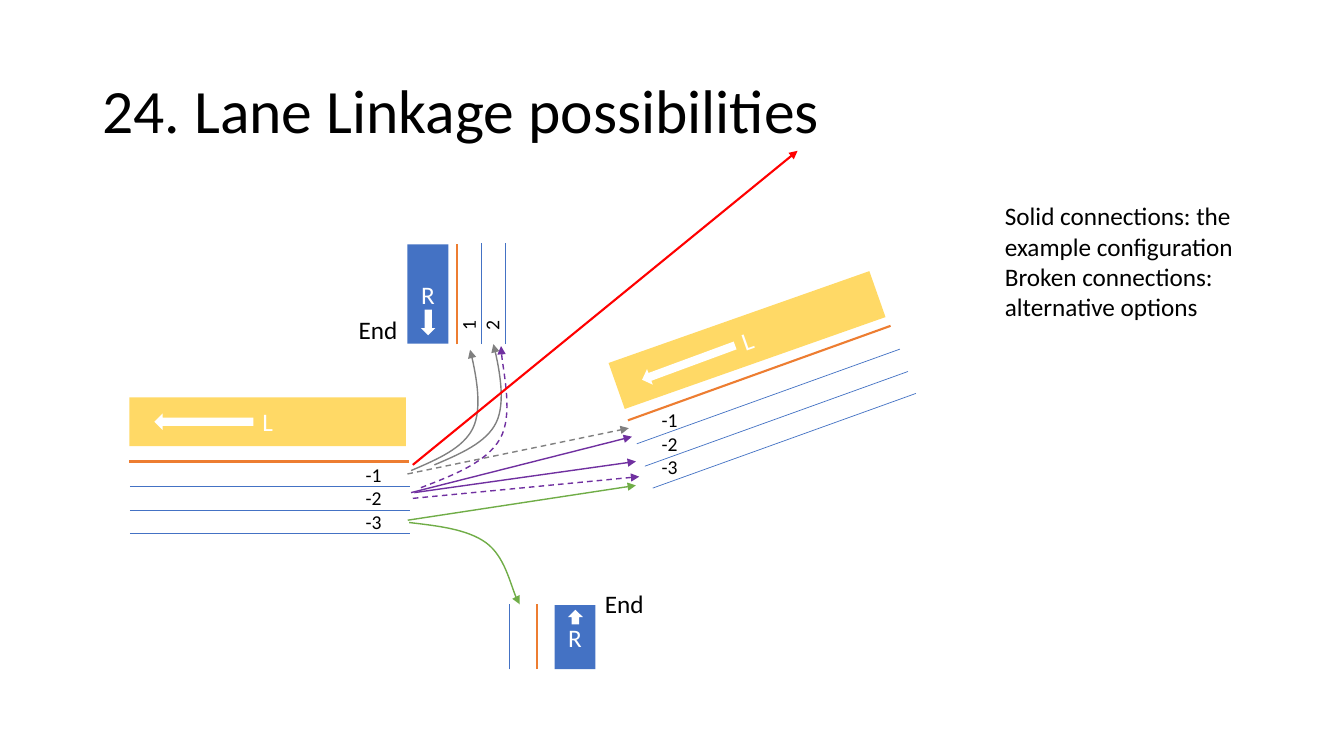
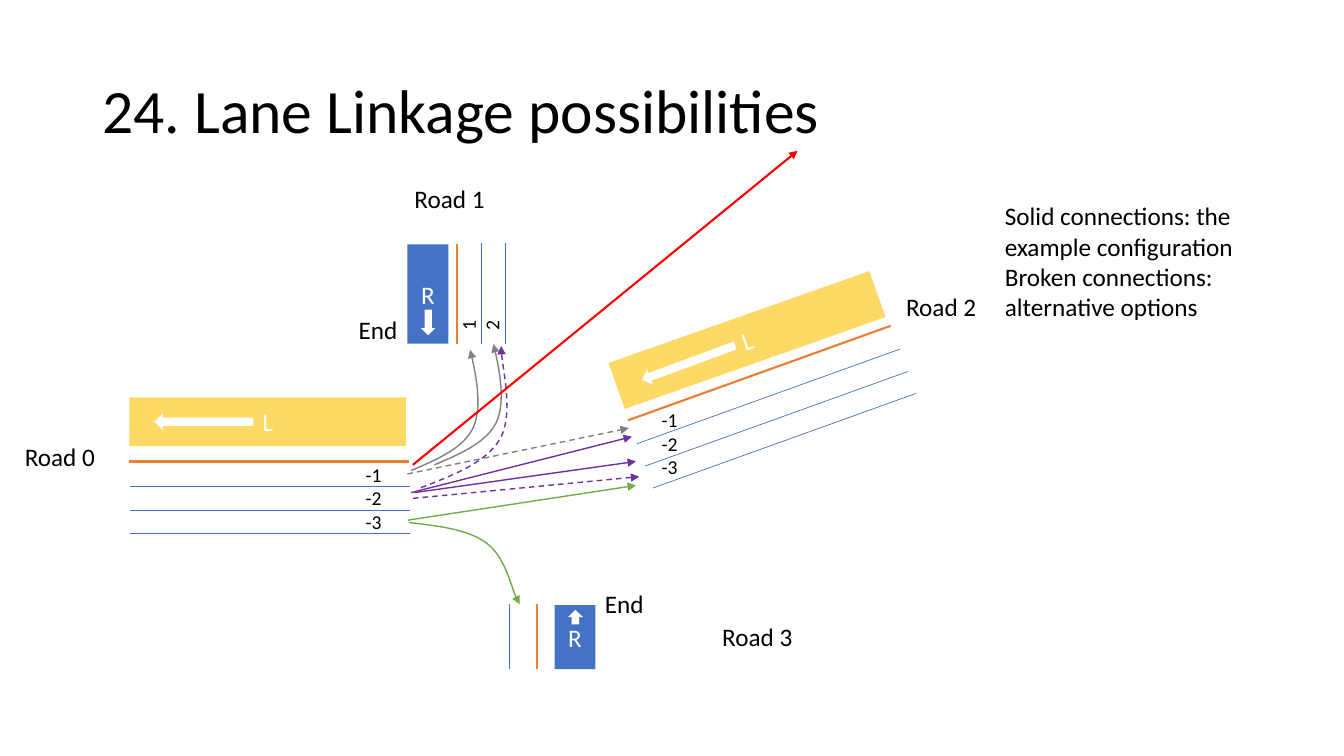
Before and after one commit to AugmentedDesignLab/junction-art, a slide deck: slide 43 of plan/challenges.pptx. Drawn at 1344x756 pixels with LibreOffice and Linux fonts; fonts in the diff are those of the drawing. Boxes give left, top, right and bottom in pixels: in the first picture for what was removed or moved away, otherwise in the second. Text is boxed around its words. In the diff, an @@ line names an element or a change of style, - is before the commit and + after.

Commit message:
split first in lane configurations added

```diff
--- a/plan/challenges.pptx
+++ b/plan/challenges.pptx
@@ text added at <box>414,190,485,208</box>, 18 pt, text #000000 @@
+Road 1
@@ text added at <box>906,298,976,316</box>, 18 pt, text #000000 @@
+Road 2
@@ text added at <box>25,448,95,467</box>, 18 pt, text #000000 @@
+Road 0
@@ text added at <box>722,628,793,646</box>, 18 pt, text #000000 @@
+Road 3
```
Also in this commit, not shown: 7 other files.
